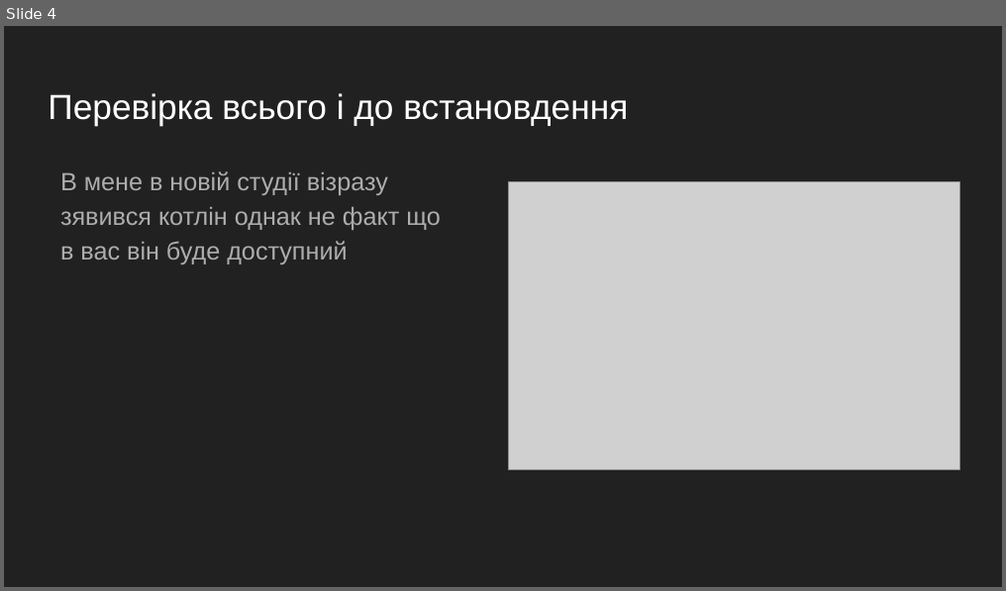
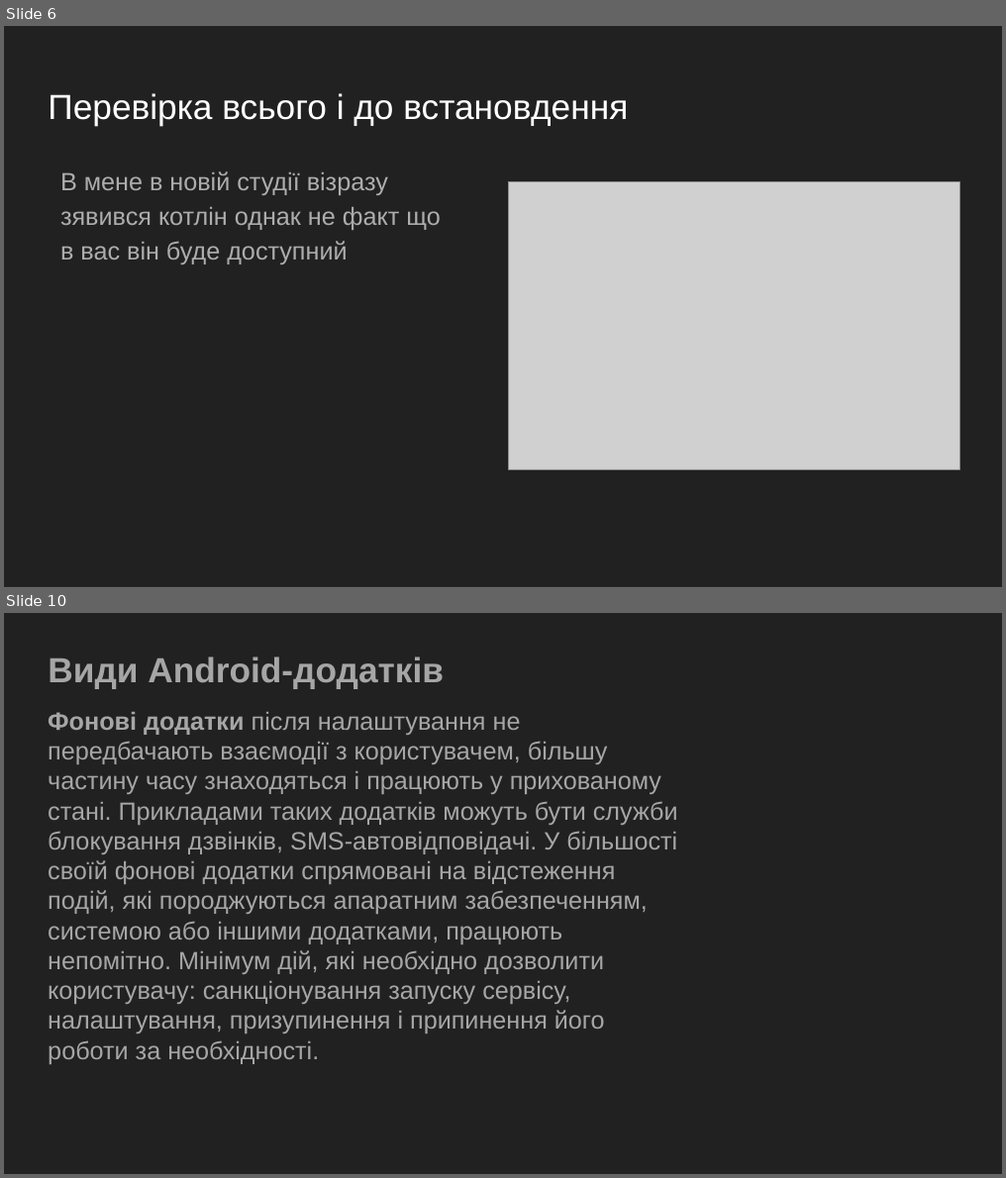
Before and after one commit to GeorgKantsedal/MMP-KKS-tasks, a slide deck: lectures materials/cross platform programming/3. Android studio setup.pptx. Shown one above the other, each under a label of ours: slide 4 before the commit, slides 6 and 10 after it; the slides between them are not shown. The pictures are 1006x591 and 1006x1178 pixels, drawn with LibreOffice and Linux fonts; fonts in the diff are those of the drawing; grey boxes stand for pictures. Boxes give left, top, right and bottom in pixels: in the first picture for what was removed or moved away, otherwise in the second. Text is boxed around its words. In the diff, an @@ line names an element or a change of style, - is before the commit and + after.

```diff
--- a/lectures materials/cross platform programming/3. Android studio setup.pptx
+++ b/lectures materials/cross platform programming/3. Android studio setup.pptx
@@ slide 10 added at box(4, 613, 1002, 1174), background #212121 @@
@@ title added at box(48, 657, 444, 689), 25.2 pt, text #A6A6A6, bold @@
+Види Android-додатків
@@ text added at box(48, 712, 678, 1064), 18 pt, text #A6A6A6 @@
+Фонові додатки після налаштування не передбачають взаємодії з користувачем, більшу частину часу знаходяться і працюють у прихованому стані. Прикладами таких додатків можуть бути служби блокування дзвінків, SMS-автовідповідачі. У більшості своїй фонові додатки спрямовані на відстеження подій, які породжуються апаратним забезпеченням, системою або іншими додатками, працюють непомітно. Мінімум дій, які необхідно дозволити користувачу: санкціонування запуску сервісу, налаштування, призупинення і припинення його роботи за необхідності.
@@ what was slide 4 is now slide 6 @@
```
Also in this commit, not shown: 16 other slides added, 2 slides removed.
